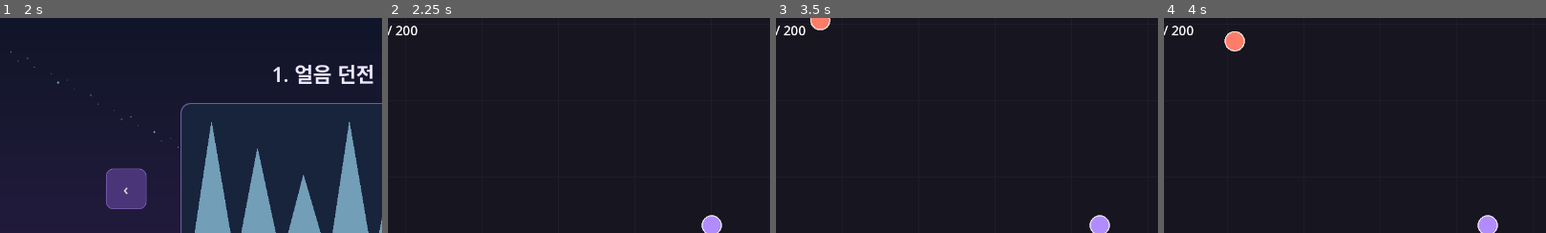
Above: before the commit, frames 1-4 (left to right).
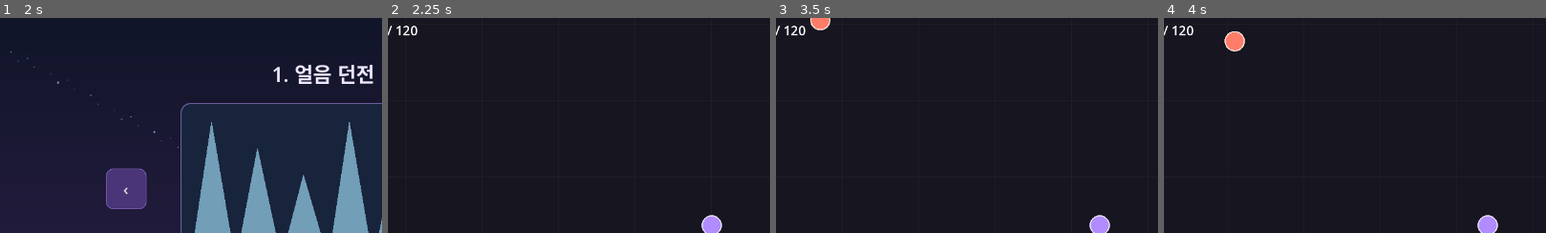
Above: after the commit, the same moments.

Repository: MoongTaeng-I/aigame
Game: Godot game, scene res://scenes/flow.tscn
The game is run twice, just before and just after one commit, with the same random seed, the same clock (stepped at 60 frames per second) and the same inputs.
Inputs (mouse positions are % of the whole screen's width and height, from its top left):
- Up to frame 1 (2 s): tap Enter at 0.5 s; move the mouse to (72, 45) at 0.52 s; hold D (move_right) 0.53-1.25 s; tap T at 0.6 s; click (72, 45) at 0.67 s; tap Space at 1.25 s; drag from (30, 55) to (45, 70) at 1.27 s
- Up to frame 2 (2.25 s): click "게임 시작" at 2 s
- Up to frame 3 (3.5 s): tap Enter at 2.75 s; move the mouse to (62, 62) at 2.77 s; hold D (move_right) from 2.78 s (still down); tap T at 2.85 s; click (62, 62) at 2.92 s
- Up to frame 4 (4 s): release D (move_right) at 3.5 s; drag from (45, 70) to (20, 35) at 3.52 s
The pictures show only the part of the screen within x 8-58%, y 2-52%; the shares and areas given below are measured in that part.

Frame 1 is identical in both runs. In frame 2, 0.1% of the frame differs, in the area x 2-6%, y 3-8%; in frame 3, 0.1%; in frame 4, 0.1%.

Commit message:
BAL-01 최대 적 수와 스킬 포인트 간격 조정

Diff:
--- a/data/spawn_rule.csv
+++ b/data/spawn_rule.csv
@@ -1,2 +1,2 @@
 Id,Max_alive,Offscreen_relocate_sec,Note,Separation_gap,Push_iterations
-rule_01,200,3,A단계 검증용 시작값,8,4
+rule_01,120,3,A단계 검증용 시작값,8,4
--- a/data/xp_rule.csv
+++ b/data/xp_rule.csv
@@ -1,2 +1,2 @@
-Id,Pull_start_speed,Pull_accel,Orb_radius,Max_ground_orbs,Note
-xp_rule_01,150,600,6,300,A-stage starting values
+Id,Pull_start_speed,Pull_accel,Orb_radius,Max_ground_orbs,Skill_point_every_levels,Note
+xp_rule_01,150,600,6,300,2,A-stage starting values
--- a/scripts/experience_data.gd
+++ b/scripts/experience_data.gd
@@ -8,7 +8,7 @@
 	enemy_schema["Xp_value"] = "Int"
 	store.register_schema("enemy.csv", enemy_schema)
 	store.register_schema("level.csv", {"Id":"String", "Level":"Int", "Xp_to_next":"Int", "Note":"String"})
-	store.register_schema("xp_rule.csv", {"Id":"String", "Pull_start_speed":"Float", "Pull_accel":"Float", "Orb_radius":"Float", "Max_ground_orbs":"Int", "Note":"String"})
+	store.register_schema("xp_rule.csv", {"Id":"String", "Pull_start_speed":"Float", "Pull_accel":"Float", "Orb_radius":"Float", "Max_ground_orbs":"Int", "Skill_point_every_levels":"Int", "Note":"String"})
 
 static func validate(store: CsvDataStore) -> String:
 	for row_id in store.get_table("enemy.csv"):
@@ -35,6 +35,8 @@
 			return _error(store,"xp_rule.csv","xp_rule_01",column,"0보다 커야 합니다.")
 	if int(rule["Max_ground_orbs"]) < 1:
 		return _error(store,"xp_rule.csv","xp_rule_01","Max_ground_orbs","1 이상이어야 합니다.")
+	if int(rule["Skill_point_every_levels"]) < 1:
+		return _error(store,"xp_rule.csv","xp_rule_01","Skill_point_every_levels","1 이상이어야 합니다.")
 	return ""
 
 static func _error(store: CsvDataStore, file_name: String, row_id: String, column: String, detail: String) -> String:
--- a/scripts/main.gd
+++ b/scripts/main.gd
@@ -73,6 +73,7 @@
 func _create_game(data_store: CsvDataStore) -> void:
 	var player_record: Dictionary = data_store.get_row("player.csv","player_01")
 	var spawn_rule: Dictionary = data_store.get_row("spawn_rule.csv","rule_01")
+	var xp_rule: Dictionary = data_store.get_row("xp_rule.csv","xp_rule_01")
 	var enemy_records: Dictionary = data_store.get_table("enemy.csv")
 	var spawn_records: Dictionary = data_store.get_table("spawn.csv")
 	var map = MapScene.instantiate()
@@ -82,7 +83,7 @@
 	player.move_speed = float(player_record["Move_speed"])
 	player.configure_body(float(player_record["Body_radius"]), float(player_record["Push_weight"]))
 	player.configure_combat(int(player_record["Max_hp"]), data_store.get_row("basic_attack.csv", "attack_01"))
-	player.configure_progression(data_store.get_table("level.csv"),float(player_record["Pickup_radius"]))
+	player.configure_progression(data_store.get_table("level.csv"),float(player_record["Pickup_radius"]),int(xp_rule["Skill_point_every_levels"]))
 	map.add_child(player)
 	player.position = Vector2.ZERO
 	var enemy_manager = EnemyManagerScript.new()
@@ -107,7 +108,7 @@
 	map.add_child(hit_fx)
 	var experience_manager := ExperienceManager.new()
 	experience_manager.name = "ExperienceManager"
-	experience_manager.configure(player,enemy_manager,data_store.get_row("xp_rule.csv","xp_rule_01"))
+	experience_manager.configure(player,enemy_manager,xp_rule)
 	map.add_child(experience_manager)
 	var skill_manager := SkillManager.new()
 	skill_manager.name = "SkillManager"
--- a/scripts/player.gd
+++ b/scripts/player.gd
@@ -16,6 +16,7 @@
 var enhancement_points: int = 0
 var pickup_radius: float = 0.0
 var _level_requirements: Array[int] = []
+var _skill_point_every_levels: int = 1
 var move_speed: float = 0.0
 var last_move_direction := Vector2.RIGHT
 var dash_direction := Vector2.RIGHT
@@ -75,9 +76,10 @@
     _base_attack_interval = float(attack_data.get("Interval_sec",0.0))
     _update_hp_label()
 
-func configure_progression(level_records: Dictionary, radius: float) -> void:
+func configure_progression(level_records: Dictionary, radius: float, skill_point_every_levels: int) -> void:
     pickup_radius = radius
     _base_pickup_radius = radius
+    _skill_point_every_levels = skill_point_every_levels
     level = 1
     experience = 0
     enhancement_points = 0
@@ -99,7 +101,8 @@
     while experience >= get_xp_to_next():
         experience -= get_xp_to_next()
         level += 1
-        enhancement_points += 1
+        if level%_skill_point_every_levels==0:
+            enhancement_points += 1
         leveled_up.emit(level)
 
 func apply_damage(amount: int) -> void:
--- a/tests/choices_p0.gd
+++ b/tests/choices_p0.gd
@@ -84,12 +84,12 @@
 	f.skills.set_physics_process(true)
 	var before := snapshot(f,enemy)
 	f.player.add_experience(26)
-	check(f.player.level==4 and f.player.enhancement_points==3 and f.q.pending==3 and f.q.active and t.paused,"S6-01 three real level signals queue three choices and pause")
+	check(f.player.level==4 and f.player.enhancement_points==2 and f.q.pending==3 and f.q.active and t.paused,"BAL-01 three real level signals queue three choices but only even levels grant points")
 	for frame in range(5): await t.physics_frame
 	check(snapshot(f,enemy)==before,"S6-02 paused tree freezes enemies projectiles basic attack skill ticks and cooldown")
 	var previous_level: int = f.skills.skills.skill_rapid_slash.level
 	t._s5_click(f)
-	check(f.player.enhancement_points==3 and f.skills.skills.skill_rapid_slash.level==previous_level,"S6-03 skill icon click blocked during selection")
+	check(f.player.enhancement_points==2 and f.skills.skills.skill_rapid_slash.level==previous_level,"S6-03 skill icon click blocked during selection")
 	var key := InputEventAction.new()
 	key.action = "skill_stealth"
 	key.pressed = true
@@ -232,7 +232,7 @@
 	var player = main.get_node("Map/Player")
 	var choices = main.get_node("Map/ChoiceManager")
 	player.add_experience(player.get_xp_to_next())
-	check(t.paused and choices.active and choices.pending==1 and player.level==2,"S6-15 actual main scene connects S4 level-up to paused choice UI")
+	check(t.paused and choices.active and choices.pending==1 and player.level==2 and player.enhancement_points==1,"BAL-01 actual main connects level2 choice and one even-level point")
 	main.queue_free()
 	t.paused = false
 	await t.process_frame
--- a/tests/enemy_scaling_p0.gd
+++ b/tests/enemy_scaling_p0.gd
@@ -20,9 +20,10 @@
 	print("S8-IMPL-04 NEW RESULT: %d checks, %d failures" % [t.checks-before,t.failures-failures])
 
 func fixture(spawning: bool = false) -> Dictionary:
-	var f: Dictionary = t._fixture(200)
+	var cap := int(store.get_row("spawn_rule.csv","rule_01").Max_alive)
+	var f: Dictionary = t._fixture(cap)
 	f.player.configure_combat(100000,{})
-	f.manager.configure(f.player,Rect2(-4000,-4000,8000,8000),store.get_table("enemy.csv"),store.get_table("spawn.csv") if spawning else {},200,100000,store.get_table("projectile.csv"),{},0,1,store.get_table("enemy_scaling.csv"))
+	f.manager.configure(f.player,Rect2(-4000,-4000,8000,8000),store.get_table("enemy.csv"),store.get_table("spawn.csv") if spawning else {},cap,100000,store.get_table("projectile.csv"),{},0,1,store.get_table("enemy_scaling.csv"))
 	return f
 
 func cleanup(f: Dictionary) -> void:
@@ -127,8 +128,8 @@
 		var total := 0
 		var count := 0
 		var allowed := true
-		for batch in range(50):
-			f.manager._spawn_from_row({"Spawn_count":200,"Enemy_id":"enemy_01"})
+		while count<10000:
+			f.manager._spawn_from_row({"Spawn_count":mini(120,10000-count),"Enemy_id":"enemy_01"})
 			for enemy in f.manager.get_living_enemies():
 				allowed = allowed and enemy.xp_value in [1,2]
 				total+=enemy.xp_value
@@ -166,9 +167,9 @@
 	f.manager._advance_spawn_rows(1)
 	t.check(f.manager.get_alive_count()==before,"S8-I4 past final endpoint inactive")
 	f.manager._spawn_from_row({"Spawn_count":500,"Enemy_id":"enemy_01"})
-	t.check(f.manager.get_alive_count()==200,"S8-I4 actual200 cap maintained")
+	t.check(f.manager.get_alive_count()==120,"BAL-01 actual120 cap maintained")
 	f.manager._spawn_from_row({"Spawn_count":1,"Enemy_id":"enemy_01"})
-	t.check(f.manager.get_alive_count()==200,"S8-I4 cap rejects further spawn")
+	t.check(f.manager.get_alive_count()==120,"BAL-01 cap rejects further spawn above120")
 	await cleanup(f)
 
 func bosses_and_shadows() -> void:
--- a/tests/enemy_scaling_profile.gd
+++ b/tests/enemy_scaling_profile.gd
@@ -11,18 +11,18 @@
 	var f: Dictionary = profile.fixture(self,4)
 	for enemy in f.manager.get_living_enemies(): f.manager.recycle_enemy(enemy)
 	var rule: Dictionary = f.store.get_row("spawn_rule.csv","rule_01")
-	f.manager.configure(f.player,f.host.get_map_rect(),f.store.get_table("enemy.csv"),f.store.get_table("spawn.csv"),200,100000,f.store.get_table("projectile.cs …(144 unchanged characters)…
+	f.manager.configure(f.player,f.host.get_map_rect(),f.store.get_table("enemy.csv"),f.store.get_table("spawn.csv"),int(rule.Max_alive),100000,f.store.get_table("projectile.cs …(144 unchanged characters)…
 	f.manager._elapsed_seconds = 330
 	f.manager._random.seed = 20261109
 	f.manager.collecting = false
-	f.manager._spawn_from_row({"Spawn_count":200,"Enemy_id":"enemy_01"})
+	f.manager._spawn_from_row({"Spawn_count":120,"Enemy_id":"enemy_01"})
 	f.actors = f.manager.get_living_enemies()
 	var spawned_hp: int = f.actors[0].max_hp
 	var spawned_speed: float = f.actors[0].move_speed
 	var spawned_damage: int = f.actors[0].contact_damage
 	for i in range(f.actors.size()):
 		var enemy: EnemyActor = f.actors[i]
-		enemy.position = Vector2.RIGHT.rotated(TAU*i/200.0)*400.0
+		enemy.position = Vector2.RIGHT.rotated(TAU*i/120.0)*400.0
 		# Same immortality preparation as the prior 200-actor FX measurement.
 		enemy.hp = 1000000000
 		enemy.max_hp = 1000000000
@@ -41,7 +41,7 @@
 	effect.set_physics_process(false)
 	for i in range(2): await physics_frame
 	var samples: Array[int] = []
-	var all_200 := true
+	var all_120 := true
 	for frame in range(720):
 		if frame%120==0: f.skills.skills.skill_rapid_slash.start(f.skills.clock)
 		if frame==120: profile.press_fear(f)
@@ -51,13 +51,13 @@
 		effect._physics_process(1.0/60.0)
 		var elapsed: int = Time.get_ticks_usec()-start-f.manager.bookkeeping_us
 		if frame>=120: samples.append(elapsed)
-		all_200 = all_200 and f.manager.get_alive_count()==200
+		all_120 = all_120 and f.manager.get_alive_count()==120
 		await physics_frame
 	var total := 0
 	for value in samples: total+=value
 	var sorted := samples.duplicate()
 	sorted.sort()
-	var result := {"frames":600,"warmup":120,"alive_every_frame_200":all_200,"physics_mean_ms":float(total)/samples …(387 unchanged characters)…
+	var result := {"frames":600,"warmup":120,"alive_every_frame_120":all_120,"physics_mean_ms":float(total)/samples …(387 unchanged characters)…
 	var path := "res://.local/s8-impl-04-physics-attempt1.json"
 	var file := FileAccess.open(path,FileAccess.WRITE)
 	file.store_string(JSON.stringify(result))
@@ -66,4 +66,4 @@
 	print("S8-I4 PHYSICS ",JSON.stringify(result))
 	f.host.queue_free()
 	await process_frame
-	quit(0 if all_200 and spawned_hp==90 and is_equal_approx(spawned_speed,156) and spawned_damage==8 else 1)
+	quit(0 if all_120 and spawned_hp==90 and is_equal_approx(spawned_speed,156) and spawned_damage==8 else 1)
--- a/tests/p0_runner.gd
+++ b/tests/p0_runner.gd
@@ -414,14 +414,15 @@
 	return records
 
 func _xp_rule(cap: int = 300) -> Dictionary:
-	return {"Id":"xp_rule_01","Pull_start_speed":150.0,"Pull_accel":600.0,"Orb_radius":6.0,"Max_ground_orbs":cap}
+	return {"Id":"xp_rule_01","Pull_start_speed":150.0,"Pull_accel":600.0,"Orb_radius":6.0,"Max_ground_orbs":cap,"Skill_point_every_levels":2}
 
 func _xp_fixture(cap: int = 300, xp_value: int = 1) -> Dictionary:
 	var f := _fixture()
-	f.player.configure_progression(_level_records([5,8,11]),100.0)
+	var rule := _xp_rule(cap)
+	f.player.configure_progression(_level_records([5,8,11]),100.0,int(rule.Skill_point_every_levels))
 	f.manager._enemy_records["test"]["Xp_value"] = xp_value
 	var xp_manager := ExperienceManager.new()
-	xp_manager.configure(f.player,f.manager,_xp_rule(cap))
+	xp_manager.configure(f.player,f.manager,rule)
 	f.host.add_child(xp_manager)
 	xp_manager.set_physics_process(false)
 	f["xp"] = xp_manager
@@ -506,14 +507,22 @@
 	f.player.add_experience(1)
 	check(f.player.level==2 and f.player.experience==0 and f.player.enhancement_points==1 and events==[2], "S4-08 fifth XP gives level 2 point 1 and one signal")
 	check(not paused, "S4-08 level up does not pause the game")
-	f.player.configure_progression(_level_records([5,8,11]),100.0)
+	f.player.configure_progression(_level_records([5,8,11]),100.0,2)
 	events.clear()
 	f.player.add_experience(26)
-	check(f.player.level==4 and f.player.experience==2 and f.player.enhancement_points==3 and events==[2,3,4], "S4-09 26 XP gives level 4 remainder 2 points 3 ordered signals 2/3/4")
-	f.player.configure_progression(_level_records([5,8]),100.0)
+	check(f.player.level==4 and f.player.experience==2 and f.player.enhancement_points==2 and events==[2,3,4], "BAL-01 1-to-4 multi-level gives points at levels2 and4 and all three signals")
+	f.player.configure_progression(_level_records([5,8,11]),100.0,2)
+	events.clear()
+	f.player.add_experience(5)
+	check(f.player.level==2 and f.player.enhancement_points==1 and events==[2], "BAL-01 level2 awards one point")
+	f.player.add_experience(8)
+	check(f.player.level==3 and f.player.enhancement_points==1 and events==[2,3], "BAL-01 level3 awards zero points but emits its choice signal")
+	f.player.add_experience(11)
+	check(f.player.level==4 and f.player.enhancement_points==2 and events==[2,3,4], "BAL-01 level4 awards the next one point")
+	f.player.configure_progression(_level_records([5,8]),100.0,2)
 	events.clear()
 	f.player.add_experience(29)
-	check(f.player.level==5 and f.player.experience==0 and f.player.enhancement_points==4 and events==[2,3,4,5] and f.player.get_xp_to_next()==8, "S4-10 final requirement repeats without maximum level")
+	check(f.player.level==5 and f.player.experience==0 and f.player.enhancement_points==2 and events==[2,3,4,5] and f.player.get_xp_to_next()==8, "BAL-01 1-to-5 multi-level gives two even-level points and four choices")
 	f.host.queue_free()
 	await process_frame
 
@@ -534,13 +543,13 @@
 	f.host.queue_free()
 	await process_frame
 
-func _xp_csv_error(enemy_xp: String="1", levels: String="level_1,1,5,test\nlevel_2,2,8,test\n", pickup: String="100", cap: String="3", rule_id: String="xp_rule_01", pull_start: String="150", acceleration: String="600", radius: String="6") -> String:
+func _xp_csv_error(enemy_xp: String="1", levels: String="level_1,1,5,test\nlevel_2,2,8,test\n", pickup: String="100", cap: String="3", rule_id: String="xp_rule_01", pull_start: String="150", acceleration: String="600", radius: String="6", point_every: String="2") -> String:
 	var store := _store()
 	var sources := {
 		"enemy.csv":"Id,Name_ko,Move_speed,Attack_range_type,Body_radius,Push_weight,Note,Max_hp,Contact_damage,Contact_rehit_sec,Death_fade_sec,Shot_interval_sec,Shot_range,Projectile_id,Xp_value\ntest,test,0,melee,8,1,test,100,5,1,0.4,,,,"+enemy_xp+"\n",
 		"player.csv":"Id,Name_ko,Move_speed,Body_radius,Push_weight,Note,Max_hp,Pickup_radius\ntest,test,250,8,3,test,100,"+pickup+"\n",
 		"level.csv":"Id,Level,Xp_to_next,Note\n"+levels,
-		"xp_rule.csv":"Id,Pull_start_speed,Pull_accel,Orb_radius,Max_ground_orbs,Note\n"+rule_id+","+pull_start+","+acceleration+","+radius+","+cap+",test\n",
+		"xp_rule.csv":"Id,Pull_start_speed,Pull_accel,Orb_radius,Max_ground_orbs,Skill_point_every_levels,Note\n"+rule_id+","+pull_start+","+acceleration+","+radius+","+cap+","+point_every+",test\n",
 	}
 	for name in sources:
 		var error := store.load_text(name,sources[name])
@@ -566,11 +575,12 @@
 		check(_xp_csv_error("1","level_1,1,5,test\n","100","3","xp_rule_01",invalid).contains("Pull_start_speed"), "S4-13 invalid start speed rejected: "+invalid)
 		check(_xp_csv_error("1","level_1,1,5,test\n","100","3","xp_rule_01","150",invalid).contains("Pull_accel"), "S4-13 invalid acceleration rejected: "+invalid)
 		check(_xp_csv_error("1","level_1,1,5,test\n","100","3","xp_rule_01","150","600",invalid).contains("Orb_radius"), "S4-13 invalid orb radius rejected: "+invalid)
+		check(_xp_csv_error("1","level_1,1,5,test\n","100","3","xp_rule_01","150","600","6",invalid).contains("Skill_point_every_levels"), "BAL-01 invalid skill point interval rejected: "+invalid)
 	var store := _store()
 	var error := store.load_all()
 	check(error.is_empty(), "S4-14 all actual CSV including new tables load: "+error)
 	if error.is_empty():
-		check(ExperienceData.validate(store).is_empty(), "S4-14 actual experience data validates")
+		check(ExperienceData.validate(store).is_empty() and store.get_row("xp_rule.csv","xp_rule_01").Skill_point_every_levels==2, "BAL-01 actual experience data validates with point interval2")
 
 func _s5_records(unlocked: bool = true) -> Dictionary:
 	var records := {}
Not shown, changed: docs/devlog.md
Not shown, changed: docs/systems/02_enemy_spawn_and_movement.md
Not shown, changed: docs/systems/04_experience_and_level_up.md
